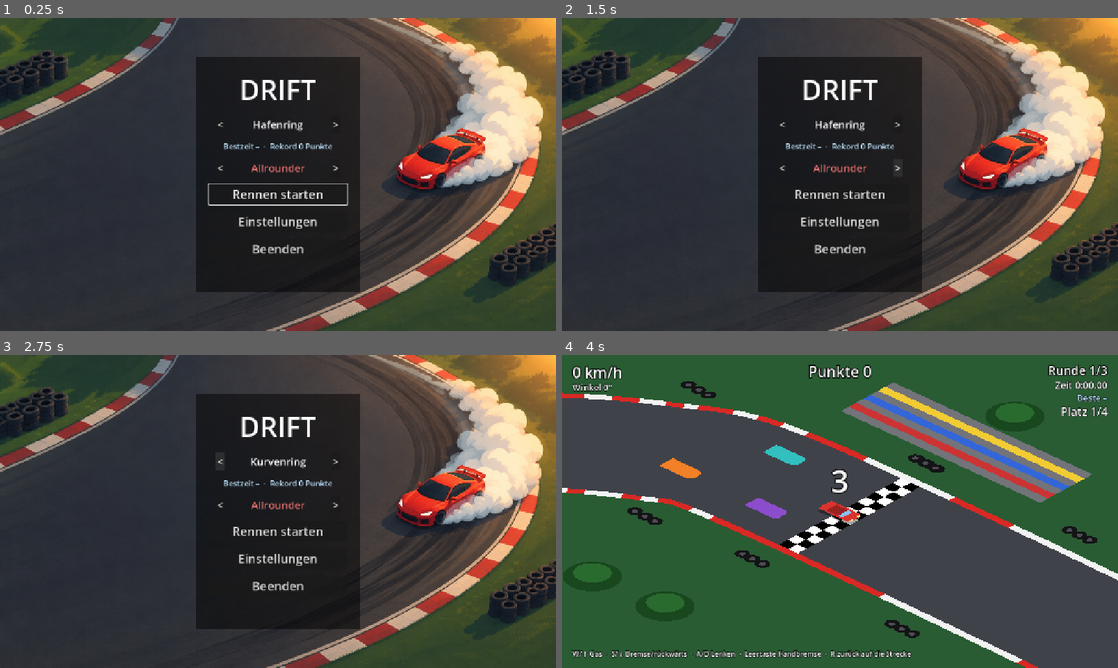
Above: before the commit, frames 1-4 (two rows, left to right).
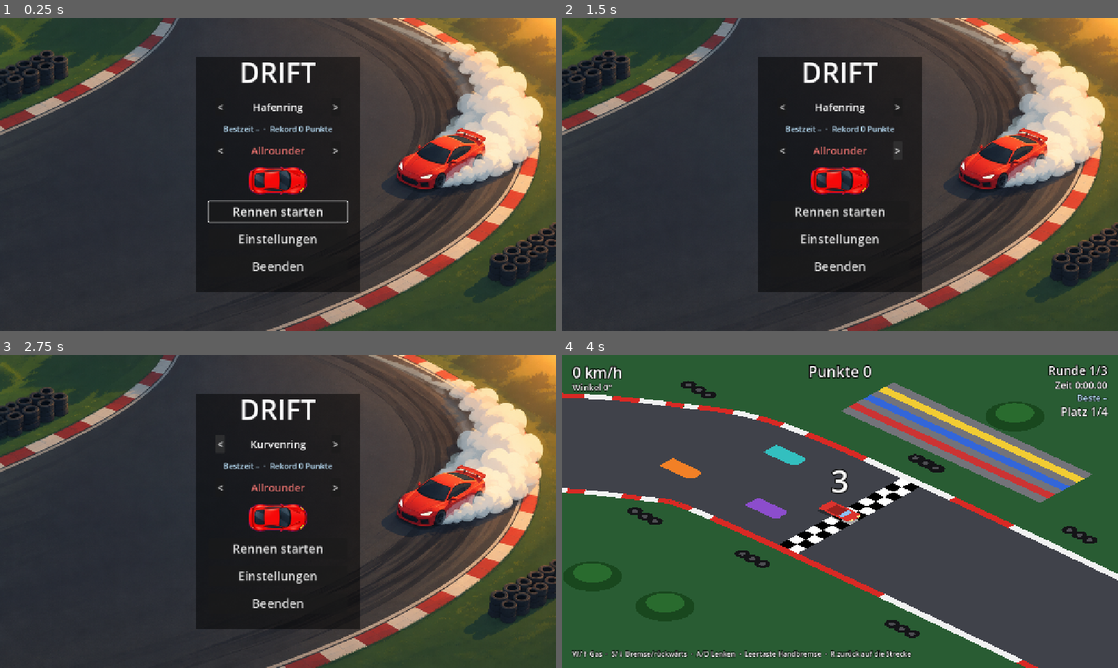
Above: after the commit, the same moments.

Repository: Mayo73/agenthub-backup
Game: Godot game, scene res://scenes/main_menu.tscn
Same seed, same stepped clock (60 frames per second), same inputs: the game is played once before the commit and once after it.
Inputs:
- Up to frame 1 (0.25 s): no input
- Up to frame 2 (1.5 s): click "<" at 0.5 s; click ">" at 1.25 s
- Up to frame 3 (2.75 s): click "<" at 2 s
- Up to frame 4 (4 s): click ">" at 2.75 s; click "Rennen starten" at 3.5 s

The runs differ from the first frame. In frame 1, 4.2% of the frame differs, in the area x 37-63%, y 14-81%; in frame 2, 3.7%; in frame 3, 3.7%; in frame 4, nothing differs.

Commit message:
T-0078: Bild des gewählten Autos im Hauptmenü
Erstellt vom lokalen Agent (Modell qwen3.5:35b-a3b, Versuch 1 von 5).

Diff:
--- a/scenes/main_menu.tscn
+++ b/scenes/main_menu.tscn
@@ -56,9 +56,9 @@
 anchor_right = 0.5
 anchor_bottom = 0.5
 offset_left = -160.0
-offset_top = -240.0
+offset_top = -280.0
 offset_right = 160.0
-offset_bottom = 240.0
+offset_bottom = 280.0
 theme_override_constants/separation = 16
 
 [node name="Title" type="Label" parent="Buttons"]
@@ -118,6 +118,12 @@
 theme_override_font_sizes/font_size = 24
 text = ">"
 
+[node name="CarPreview" type="TextureRect" parent="Buttons"]
+custom_minimum_size = Vector2(0, 64)
+layout_mode = 2
+expand_mode = 1
+stretch_mode = 5
+
 [node name="Start" type="Button" parent="Buttons"]
 layout_mode = 2
 theme_override_font_sizes/font_size = 28
--- a/scripts/main_menu.gd
+++ b/scripts/main_menu.gd
@@ -17,6 +17,7 @@
 @onready var car_prev: Button = $Buttons/CarRow/CarPrev
 @onready var car_name: Label = $Buttons/CarRow/CarName
 @onready var car_next: Button = $Buttons/CarRow/CarNext
+@onready var car_preview: TextureRect = $Buttons/CarPreview
 
 func _ready() -> void:
 	click_player = AudioStreamPlayer.new()
@@ -71,6 +72,7 @@
 func update_car_label() -> void:
 	car_name.text = CarCatalog.name_of(GameSettings.car_id)
 	car_name.modulate = CarCatalog.color_of(GameSettings.car_id).lightened(0.3)
+	car_preview.texture = load(CarCatalog.sprite_of(GameSettings.car_id)) as Texture2D
 
 func _on_car_prev() -> void:
 	GameSettings.previous_car()
--- a/tests/test_main_menu.gd
+++ b/tests/test_main_menu.gd
@@ -94,3 +94,9 @@
 	check(image.texture != null, "BackgroundImage hat eine Textur")
 	check(menu.get_node("BackgroundImage").get_index() < menu.get_node("Buttons").get_index(), "BackgroundImage kommt vor Buttons")
 	check(menu.get_node("ButtonShade") is ColorRect, "ButtonShade ist ein ColorRect")
+
+func test_autobild() -> void:
+	check(menu.car_preview.texture != null, "car_preview.texture ist nicht null")
+	menu._on_car_next()
+	var expected_texture := CarCatalog.sprite_of(GameSettings.car_id)
+	check(menu.car_preview.texture.resource_path == expected_texture, "car_preview.texture entspricht CarCatalog.sprite_of(GameSettings.car_id)")
